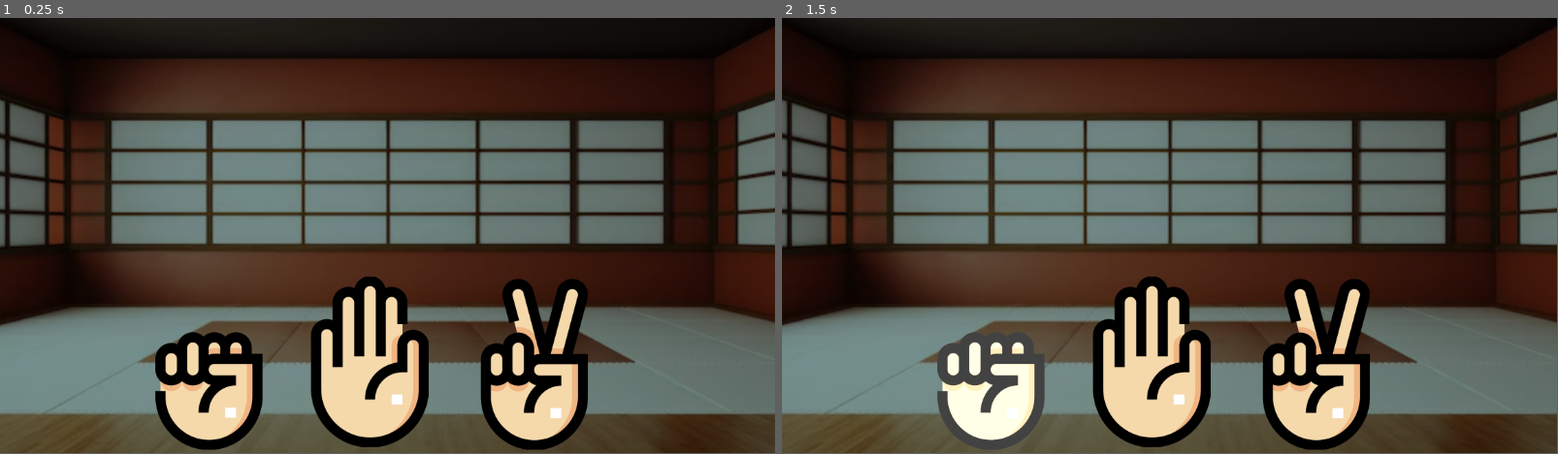
Above: before the commit, frames 1-2 (left to right).
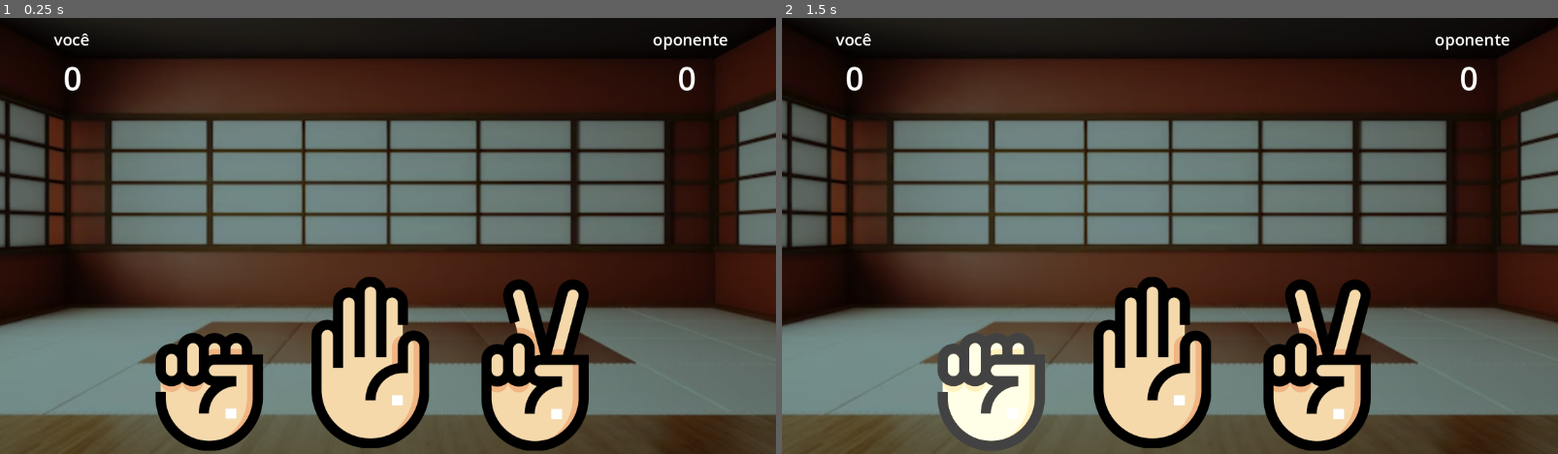
Above: after the commit, the same moments.

Repository: diguifi/rock-paper-scissors-godot
Game: Godot game, scene res://game.tscn
Same seed, same stepped clock (60 frames per second), same inputs: the game is played once before the commit and once after it. This scene is started directly instead of the project's main scene.
Inputs (mouse positions are in pixels of both pictures, inside the frame that each line leads up to):
- Up to frame 1 (0.25 s): no input
- Up to frame 2 (1.5 s): click (991, 392) at 0.5 s; tap Enter at 1.25 s
In our replay, the window is 799x449 before the commit and 800x450 after it. These sizes can differ from the game's own. Grey fills any space a smaller window leaves; there, only what the larger window draws over its background counts as a difference.

The runs differ from the first frame. In frame 1, 2.6% of the frame differs, in the area x 0-100%, y 0-100%; in frame 2, 2.5%.

Commit message:
Add contador de pontos

Diff:
--- a/entidades/end_round.gd
+++ b/entidades/end_round.gd
@@ -33,6 +33,8 @@
 func _on_animation_player_animation_finished(anim_name):
 	if round_winner == Client.player_id:
 		label.text = 'You Win!'
+	elif round_winner == 3:
+		label.text = 'Tie!'
 	else:
 		label.text = 'You Lose'
 
--- a/entidades/end_round.tscn
+++ b/entidades/end_round.tscn
@@ -2,6 +2,33 @@
 
 [ext_resource type="Script" path="res://entidades/end_round.gd" id="1_m67ow"]
 [ext_resource type="Texture2D" uid="uid://kod10rqua5q0" path="res://assets/rock.png" id="2_5x8dl"]
+
+[sub_resource type="Animation" id="Animation_w274i"]
+length = 0.001
+tracks/0/type = "value"
+tracks/0/imported = false
+tracks/0/enabled = true
+tracks/0/path = NodePath("Player1:position")
+tracks/0/interp = 1
+tracks/0/loop_wrap = true
+tracks/0/keys = {
+"times": PackedFloat32Array(0),
+"transitions": PackedFloat32Array(1),
+"update": 0,
+"values": [Vector2(-119, 310)]
+}
+tracks/1/type = "value"
+tracks/1/imported = false
+tracks/1/enabled = true
+tracks/1/path = NodePath("Player2:position")
+tracks/1/interp = 1
+tracks/1/loop_wrap = true
+tracks/1/keys = {
+"times": PackedFloat32Array(0),
+"transitions": PackedFloat32Array(1),
+"update": 0,
+"values": [Vector2(1270, 310)]
+}
 
 [sub_resource type="Animation" id="Animation_bhiu5"]
 resource_name = "jogada"
@@ -28,33 +55,6 @@
 "transitions": PackedFloat32Array(5.85, 1),
 "update": 0,
 "values": [Vector2(1312, 310), Vector2(887, 310)]
-}
-
-[sub_resource type="Animation" id="Animation_w274i"]
-length = 0.001
-tracks/0/type = "value"
-tracks/0/imported = false
-tracks/0/enabled = true
-tracks/0/path = NodePath("Player1:position")
-tracks/0/interp = 1
-tracks/0/loop_wrap = true
-tracks/0/keys = {
-"times": PackedFloat32Array(0),
-"transitions": PackedFloat32Array(1),
-"update": 0,
-"values": [Vector2(-119, 310)]
-}
-tracks/1/type = "value"
-tracks/1/imported = false
-tracks/1/enabled = true
-tracks/1/path = NodePath("Player2:position")
-tracks/1/interp = 1
-tracks/1/loop_wrap = true
-tracks/1/keys = {
-"times": PackedFloat32Array(0),
-"transitions": PackedFloat32Array(1),
-"update": 0,
-"values": [Vector2(1270, 310)]
 }
 
 [sub_resource type="AnimationLibrary" id="AnimationLibrary_n3f54"]
--- a/game.tscn
+++ b/game.tscn
@@ -6,6 +6,7 @@
 [ext_resource type="Texture2D" uid="uid://v3ce1tcvdklf" path="res://assets/paper.png" id="3_qbfmw"]
 [ext_resource type="Texture2D" uid="uid://dunt1qx3nwvdn" path="res://assets/scissors.png" id="4_2cx76"]
 [ext_resource type="PackedScene" uid="uid://c36npe6wbrx88" path="res://entidades/end_round.tscn" id="5_w2f7n"]
+[ext_resource type="PackedScene" uid="uid://c7rsjsvh376ns" path="res://managers/pontos.tscn" id="7_gwubj"]
 
 [node name="Game" type="Node2D"]
 
@@ -40,3 +41,5 @@
 tipo = 3
 
 [node name="EndRound" parent="." instance=ExtResource("5_w2f7n")]
+
+[node name="PontosPlayer1" parent="." instance=ExtResource("7_gwubj")]
--- a/globals.gd
+++ b/globals.gd
@@ -2,6 +2,8 @@
 
 var sua_jogada = -1
 var jogada_oponente = 1
+var pontos_player1 = 0
+var pontos_player2 = 0
 
 func _ready():
 	Signals.connect('new_round', _new_round)
@@ -17,6 +19,10 @@
 
 func exibir_resultado(vencedor):
 	Signals.emit_signal('end_round',sua_jogada,jogada_oponente,vencedor)
+	if vencedor == 0:
+		pontos_player1 += 1
+	elif vencedor == 1:
+		pontos_player2 += 1
 
 func _played(hand_1, hand_2, vencedor):
 	preencher_jogada_oponente(hand_1, hand_2)
--- /dev/null
+++ b/managers/pontos.gd
@@ -0,0 +1,15 @@
+extends Node2D
+
+@onready var pontos1 = $PontosPlayer1
+@onready var pontos2 = $PontosPlayer2
+
+func _ready():
+	if Client.player_id == 1:
+		var temp = pontos1
+		pontos1 = pontos2
+		pontos2 = temp
+
+# Called every frame. 'delta' is the elapsed time since the previous frame.
+func _process(delta):
+	pontos1.text = str(Globals.pontos_player1)
+	pontos2.text = str(Globals.pontos_player2)
--- /dev/null
+++ b/managers/pontos.tscn
@@ -0,0 +1,38 @@
+[gd_scene load_steps=2 format=3 uid="uid://c7rsjsvh376ns"]
+
+[ext_resource type="Script" path="res://managers/pontos.gd" id="1_jxerf"]
+
+[node name="Pontos" type="Node2D"]
+script = ExtResource("1_jxerf")
+
+[node name="PontosPlayer1" type="Label" parent="."]
+offset_left = 94.0
+offset_top = 56.0
+offset_right = 134.0
+offset_bottom = 79.0
+theme_override_font_sizes/font_size = 48
+text = "0"
+
+[node name="PontosPlayer2" type="Label" parent="."]
+offset_left = 1006.0
+offset_top = 56.0
+offset_right = 1046.0
+offset_bottom = 123.0
+theme_override_font_sizes/font_size = 48
+text = "0"
+
+[node name="Label" type="Label" parent="."]
+offset_left = 80.0
+offset_top = 15.0
+offset_right = 134.0
+offset_bottom = 49.0
+theme_override_font_sizes/font_size = 24
+text = "você"
+
+[node name="Label2" type="Label" parent="."]
+offset_left = 969.0
+offset_top = 15.0
+offset_right = 1081.0
+offset_bottom = 49.0
+theme_override_font_sizes/font_size = 24
+text = "oponente"
--- a/project.godot
+++ b/project.godot
@@ -21,6 +21,10 @@
 Signals="*res://managers/signals.gd"
 Client="*res://managers/client.gd"
 
+[display]
+
+window/stretch/mode="viewport"
+
 [rendering]
 
 renderer/rendering_method="gl_compatibility"
Not shown: 1 places in game.tscn that only renumber resources
